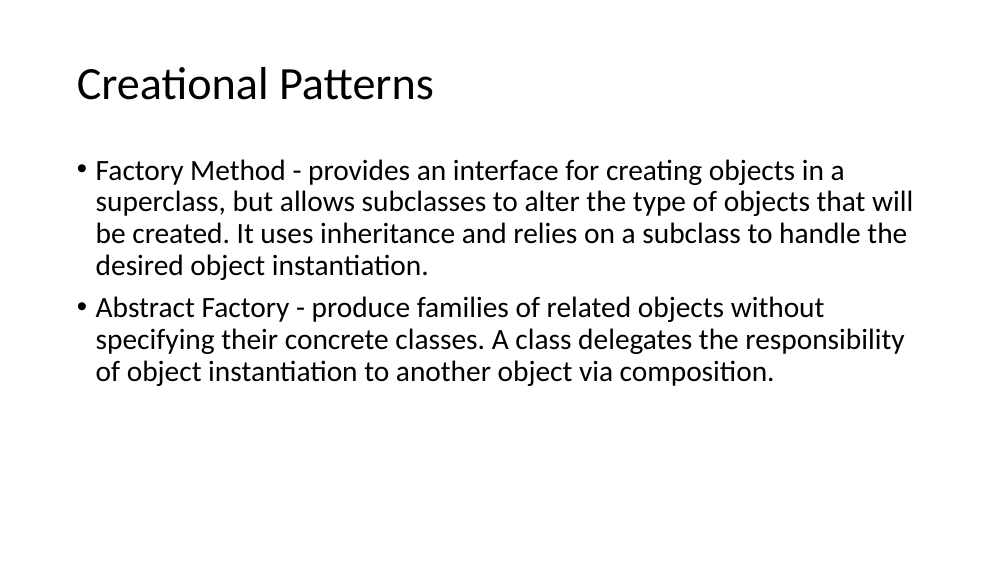
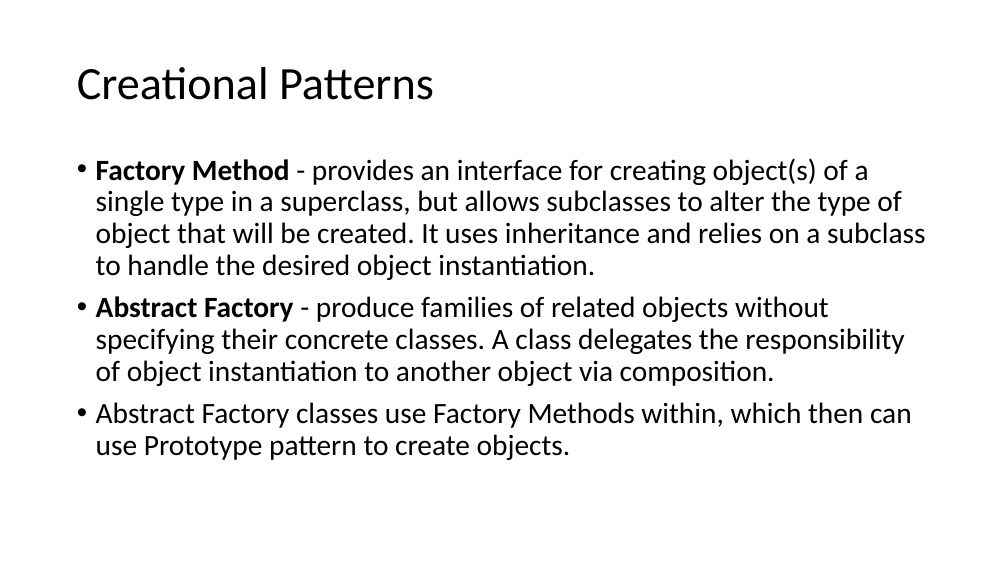
Before and after one commit to ynaman1000/DesignPatterns, a slide deck: slide 3 of Design Patterns.pptx. Drawn at 1008x567 pixels with LibreOffice and Linux fonts; fonts in the diff are those of the drawing. Boxes give left, top, right and bottom in pixels: in the first picture for what was removed or moved away, otherwise in the second. Text is boxed around its words. In the diff, an @@ line names an element or a change of style, - is before the commit and + after.

```diff
--- a/Design Patterns.pptx
+++ b/Design Patterns.pptx
@@ text at [96,158,926,280]: text changed @@
-• Factory Method - provides an interface for creating objects in a superclass, but allows subclasses to alter the type of objects that will be created. It uses inheritance and relies on a subclass to handle the desired object instantiation.
+• Factory Method - provides an interface for creating object(s) of a single type in a superclass, but allows subclasses to alter the type of object that will be created. It uses inheritance and relies on a subclass to handle the desired object instantiation.
@@ text at [96,296,904,386]: bold on in "Abstract Factory" @@
@@ text at [96,402,912,460]: paragraph added @@
+• Abstract Factory classes use Factory Methods within, which then can use Prototype pattern to create objects.
```
Also in this commit, not shown: 2 other slides changed, 1 other file.
